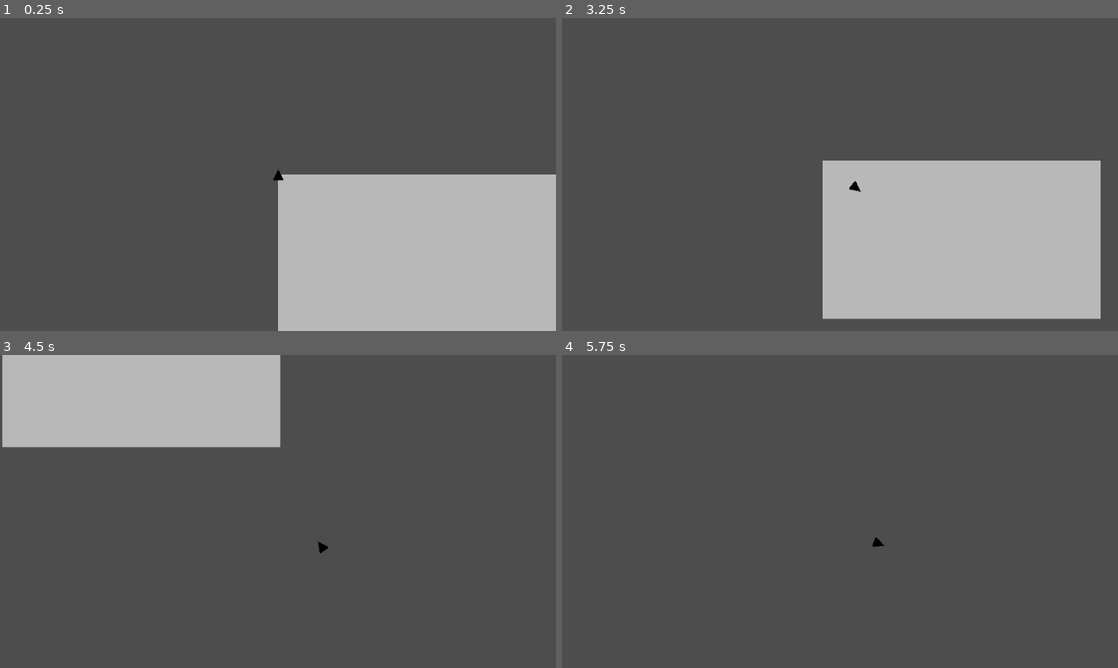
Above: before the commit, frames 1-4 (two rows, left to right).
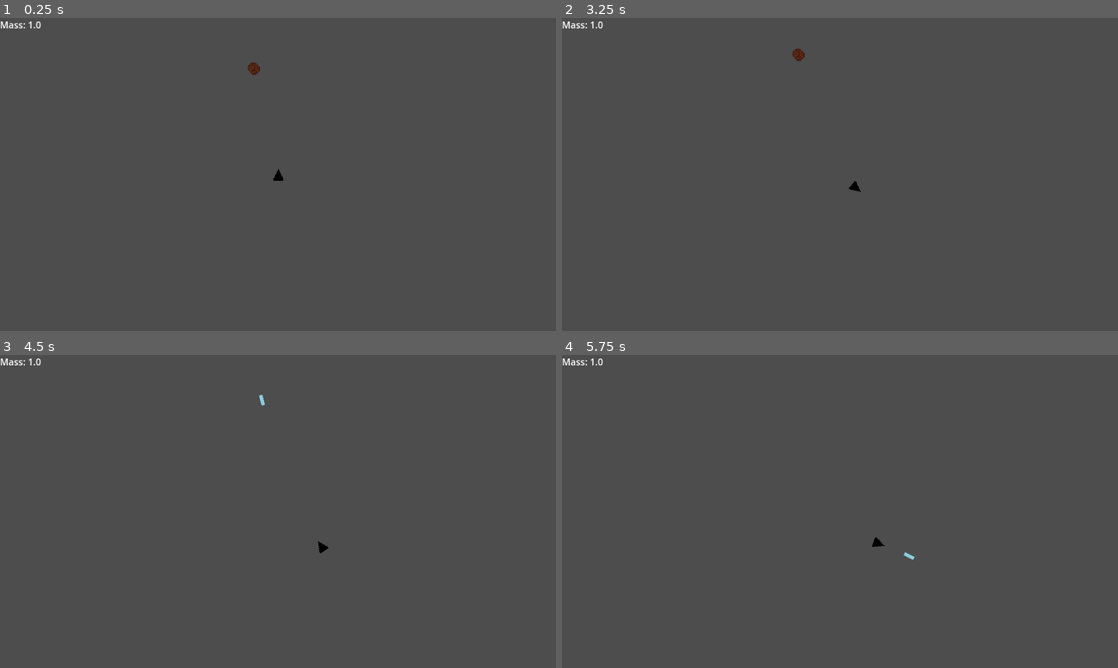
Above: after the commit, the same moments.

Repository: DMAlexander/katamari-asteroids
Game: Godot game, scene res://scenes/levels/test_level.tscn
Two runs of this game, one before a commit and one after it. Both use one fixed random seed, a clock stepped at 60 frames per second and the inputs below.
Inputs:
- Up to frame 1 (0.25 s): no input
- Up to frame 2 (3.25 s): tap Enter at 0.5 s; hold D (move_right) 0.53-1.28 s; hold Space (shoot, bound only after the commit) 0.53-1.28 s; hold A (move_left) 1.28-2.03 s; tap Space (shoot, bound only after the commit) at 1.35, 2.85 s; hold D (move_right) 2.03-2.78 s; hold Space (shoot, bound only after the commit) 2.03-2.78 s; hold W (move_forward) from 2.78 s (still down)
- Up to frame 3 (4.5 s): release W (move_forward) at 3.53 s; hold Space (shoot, bound only after the commit) 3.53-4.28 s; hold A (move_left) from 3.53 s (still down); tap Space (shoot, bound only after the commit) at 4.35 s
- Up to frame 4 (5.75 s): keep holding A (move_left); hold Space (shoot, bound only after the commit) from 5.03 s (still down)

The runs differ from the first frame. In frame 1, 25% of the frame differs, in the area x 0-100%, y 1-100%; in frame 2, 25%, in the area x 0-97%, y 1-97%; in frame 3, 15%; in frame 4, 0.1%.

Commit message:
Added mass, debris, and mass pickup

Diff:
--- a/project.godot
+++ b/project.godot
@@ -39,6 +39,19 @@
 "events": [Object(InputEventKey,"resource_local_to_scene":false,"resource_name":"","device":-1,"window_id":0,"alt_press …(192 unchanged characters)…
 ]
 }
+shoot={
+"deadzone": 0.2,
+"events": [Object(InputEventKey,"resource_local_to_scene":false,"resource_name":"","device":-1,"window_id":0,"alt_pressed":false,"shift_pressed":false,"ctrl_pressed":false,"meta_pressed":false,"pressed":false,"keycode":0,"physical_keycode":32,"key_label":0,"unicode":32,"location":0,"echo":false,"script":null)
+]
+}
+
+[layer_names]
+
+2d_physics/layer_1="Player"
+2d_physics/layer_2="Debris"
+2d_physics/layer_3="Projectile"
+2d_physics/layer_4="Pickup"
+2d_physics/layer_5="Enemy"
 
 [rendering]
 
--- /dev/null
+++ b/scenes/debris/debris.gd
@@ -0,0 +1,36 @@
+extends Area2D
+
+@export var health := 3
+@export var mass_pickup_scene: PackedScene
+
+func take_damage(amount: int):
+	health -= amount
+
+	if health <= 0:
+		destroy()
+
+
+func destroy():
+
+	# Spawn mass pickups
+	for i in range(2):
+		if mass_pickup_scene == null:
+			break
+
+		var pickup = mass_pickup_scene.instantiate()
+
+		get_tree().current_scene.add_child(pickup)
+
+		pickup.global_position = global_position + Vector2(
+			randf_range(-8, 8),
+			randf_range(-8, 8)
+		)
+
+	queue_free()
+
+
+# Laser collision (optional safety hook)
+func _on_area_entered(area):
+
+	if area.has_method("queue_free"):
+		area.queue_free()
--- /dev/null
+++ b/scenes/debris/debris.tscn
@@ -0,0 +1,20 @@
+[gd_scene load_steps=5 format=3 uid="uid://bkao1ywcuegt2"]
+
+[ext_resource type="Script" uid="uid://ctky13t0hlaeu" path="res://scenes/debris/debris.gd" id="1_sq53q"]
+[ext_resource type="Texture2D" uid="uid://h3d02q5l8cxw" path="res://scenes/debris/BasicDebris.png" id="2_4jnsk"]
+[ext_resource type="PackedScene" uid="uid://doddbbj6gnjee" path="res://scenes/pickups/mass_pickup.tscn" id="2_o3vpj"]
+
+[sub_resource type="CircleShape2D" id="CircleShape2D_4jnsk"]
+radius = 8.0
+
+[node name="Debris" type="Area2D"]
+collision_layer = 2
+collision_mask = 5
+script = ExtResource("1_sq53q")
+mass_pickup_scene = ExtResource("2_o3vpj")
+
+[node name="Sprite2D" type="Sprite2D" parent="."]
+texture = ExtResource("2_4jnsk")
+
+[node name="CollisionShape2D" type="CollisionShape2D" parent="."]
+shape = SubResource("CircleShape2D_4jnsk")
--- a/scenes/levels/test_level.tscn
+++ b/scenes/levels/test_level.tscn
@@ -1,12 +1,18 @@
-[gd_scene load_steps=2 format=3 uid="uid://xriadxufhsx8"]
+[gd_scene load_steps=3 format=3 uid="uid://xriadxufhsx8"]
 
 [ext_resource type="PackedScene" uid="uid://yqfc8kkwk0hx" path="res://scenes/player/Player.tscn" id="1_jbqir"]
+[ext_resource type="PackedScene" uid="uid://bkao1ywcuegt2" path="res://scenes/debris/debris.tscn" id="2_yautc"]
 
 [node name="TestLevel" type="Node2D"]
 
-[node name="ColorRect" type="ColorRect" parent="."]
-offset_right = 320.0
-offset_bottom = 182.0
-color = Color(0.7204674, 0.7204675, 0.7204674, 1)
+[node name="UI" type="CanvasLayer" parent="."]
+
+[node name="MassLabel" type="Label" parent="UI"]
+offset_right = 49.0
+offset_bottom = 23.0
+text = "Mass: "
 
 [node name="Player" parent="." instance=ExtResource("1_jbqir")]
+
+[node name="Debris" parent="." instance=ExtResource("2_yautc")]
+position = Vector2(-28, -122)
--- /dev/null
+++ b/scenes/pickups/mass_pickup.gd
@@ -0,0 +1,48 @@
+extends Area2D
+
+@export var value := 1.0
+
+@export var acceleration := 1400.0
+@export var max_speed := 900.0
+@export var drag := 0.96
+
+var target: Node2D = null
+var velocity := Vector2.ZERO
+var can_seek := false
+
+func _ready():
+	await get_tree().create_timer(0.15).timeout
+	can_seek = true
+
+	# Small random burst when spawned
+	velocity = Vector2(
+		randf_range(-150, 150),
+		randf_range(-150, 150)
+	)
+
+func _process(delta):
+
+	if target and can_seek:
+
+		var dir = (target.global_position - global_position).normalized()
+
+		velocity += dir * acceleration * delta
+
+	velocity *= drag
+
+	velocity = velocity.limit_length(max_speed)
+
+	global_position += velocity * delta
+
+
+func set_target(t):
+	target = t
+
+
+func _on_body_entered(body):
+
+	if body.has_method("add_mass"):
+
+		body.add_mass(value)
+
+		queue_free()
--- /dev/null
+++ b/scenes/pickups/mass_pickup.tscn
@@ -0,0 +1,20 @@
+[gd_scene load_steps=4 format=3 uid="uid://doddbbj6gnjee"]
+
+[ext_resource type="Script" uid="uid://t40kp5vv4wp3" path="res://scenes/pickups/mass_pickup.gd" id="1_lr6ul"]
+[ext_resource type="Texture2D" uid="uid://h3d02q5l8cxw" path="res://scenes/debris/BasicDebris.png" id="2_bb4p6"]
+
+[sub_resource type="CircleShape2D" id="CircleShape2D_bb4p6"]
+
+[node name="MassPickup" type="Area2D"]
+script = ExtResource("1_lr6ul")
+
+[node name="Sprite2D" type="Sprite2D" parent="."]
+texture = ExtResource("2_bb4p6")
+
+[node name="CollisionShape2D" type="CollisionShape2D" parent="."]
+shape = SubResource("CircleShape2D_bb4p6")
+
+[node name="GPUParticles2D" type="GPUParticles2D" parent="."]
+visible = false
+
+[connection signal="body_entered" from="." to="." method="_on_body_entered"]
--- a/scenes/player/Player.tscn
+++ b/scenes/player/Player.tscn
@@ -1,17 +1,28 @@
-[gd_scene load_steps=3 format=3 uid="uid://yqfc8kkwk0hx"]
+[gd_scene load_steps=6 format=3 uid="uid://yqfc8kkwk0hx"]
 
 [ext_resource type="Script" uid="uid://dkv1dl5n1j4le" path="res://scenes/player/player.gd" id="1_gfjak"]
 [ext_resource type="Texture2D" uid="uid://cl4mf068as6os" path="res://scenes/player/BasicShip.png" id="1_wr5hl"]
+[ext_resource type="PackedScene" uid="uid://gb2to8m4ga0e" path="res://scenes/projectiles/laser.tscn" id="2_4kuee"]
+
+[sub_resource type="CircleShape2D" id="CircleShape2D_4kuee"]
+radius = 5.0
+
+[sub_resource type="CircleShape2D" id="CircleShape2D_524rm"]
+radius = 26.0
 
 [node name="Player" type="CharacterBody2D"]
+collision_mask = 14
 script = ExtResource("1_gfjak")
+laser_scene = ExtResource("2_4kuee")
 
 [node name="Sprite2D" type="Sprite2D" parent="."]
 texture = ExtResource("1_wr5hl")
 
 [node name="CollisionShape2D" type="CollisionShape2D" parent="."]
+shape = SubResource("CircleShape2D_4kuee")
 
 [node name="Muzzle" type="Marker2D" parent="."]
+position = Vector2(0, -7)
 
 [node name="Camera2D" type="Camera2D" parent="."]
 zoom = Vector2(1.5, 1.5)
@@ -20,3 +31,11 @@
 [node name="ThrusterParticles" type="GPUParticles2D" parent="."]
 visible = false
 sub_emitter = NodePath(".")
+
+[node name="MagnetArea" type="Area2D" parent="."]
+
+[node name="CircleShape2D" type="CollisionShape2D" parent="MagnetArea"]
+shape = SubResource("CircleShape2D_524rm")
+debug_color = Color(0.5175352, 0.5352984, 0.5846774, 0.41960785)
+
+[connection signal="area_entered" from="MagnetArea" to="." method="_on_magnet_area_area_entered"]
--- a/scenes/player/player.gd
+++ b/scenes/player/player.gd
@@ -5,7 +5,34 @@
 @export var rotation_speed := 3.0
 @export var friction := 0.98
 
+@export var laser_scene: PackedScene
+@export var fire_rate := 0.15
+
+## Make player attract mass
+@export var magnet_radius := 200.0
+@export var magnet_strength := 8.0
+
+## Handling player ship growth
+var mass := 1.0
+@export var mass_growth_scale := 0.02
+@onready var mass_label = get_tree().current_scene.get_node("UI/MassLabel")
+
+var can_shoot := true
+var visual_scale := 1.0
+
+func _ready():
+	update_scale()
+	update_ui()
+
 func _physics_process(delta):
+
+	visual_scale = lerp(visual_scale, 1.0, 8.0 * delta)
+
+	if abs(visual_scale - 1.0) > 0.001:
+		update_scale()
+
+	if Input.is_action_pressed("shoot") and can_shoot:
+		shoot()
 
 	# Rotation
 	var rotation_input := Input.get_axis("move_left", "move_right")
@@ -16,11 +43,58 @@
 		var direction := Vector2.UP.rotated(rotation)
 		velocity += direction * acceleration * delta
 
-	# Clamp speed
 	velocity = velocity.limit_length(max_speed)
 
-	# Apply friction
-##	velocity *= friction
+	# Drag
 	velocity = velocity.move_toward(Vector2.ZERO, 20 * delta)
 
 	move_and_slide()
+
+func shoot():
+
+	can_shoot = false
+
+	var laser = laser_scene.instantiate()
+
+	get_tree().current_scene.add_child(laser)
+
+	laser.global_position = $Muzzle.global_position
+	laser.rotation = rotation
+
+	laser.direction = Vector2.UP.rotated(rotation)
+
+	await get_tree().create_timer(fire_rate).timeout
+
+	can_shoot = true
+
+# -------------------------
+# MASS SYSTEM
+# -------------------------
+
+func add_mass(amount: float):
+
+	print('amount:', amount)
+	mass += amount
+	print('mass:', mass)
+
+	# Tiny absorption pulse
+	visual_scale = 1.08
+
+	update_scale()
+
+	update_ui()
+
+func update_ui():
+
+	mass_label.text = "Mass: " + str(snapped(mass, 0.1))
+
+func update_scale():
+
+	var base_scale = 1.0 + mass * mass_growth_scale
+
+	scale = Vector2.ONE * base_scale * visual_scale
+
+
+func _on_magnet_area_area_entered(area):
+	if area.has_method("set_target"):
+		area.set_target(self)
--- /dev/null
+++ b/scenes/projectiles/laser.gd
@@ -0,0 +1,15 @@
+extends Area2D
+
+@export var speed := 1200.0
+
+var direction := Vector2.ZERO
+
+func _process(delta):
+	position += direction * speed * delta
+
+func _on_area_entered(area):
+
+	if area.has_method("take_damage"):
+		area.take_damage(1)
+
+	queue_free()
--- /dev/null
+++ b/scenes/projectiles/laser.tscn
@@ -0,0 +1,23 @@
+[gd_scene load_steps=4 format=3 uid="uid://gb2to8m4ga0e"]
+
+[ext_resource type="Script" uid="uid://cgrfdumulflkf" path="res://scenes/projectiles/laser.gd" id="1_e6ads"]
+[ext_resource type="Texture2D" uid="uid://cyjby0m4l365v" path="res://scenes/projectiles/BasicLaser.png" id="1_rlgyd"]
+
+[sub_resource type="RectangleShape2D" id="RectangleShape2D_rlgyd"]
+size = Vector2(4, 12)
+
+[node name="Laser" type="Area2D"]
+collision_layer = 4
+collision_mask = 2
+script = ExtResource("1_e6ads")
+
+[node name="Sprite2D" type="Sprite2D" parent="."]
+position = Vector2(0, 1)
+texture = ExtResource("1_rlgyd")
+
+[node name="CollisionShape2D" type="CollisionShape2D" parent="."]
+shape = SubResource("RectangleShape2D_rlgyd")
+
+[node name="VisibleOnScreenNotifier2D" type="VisibleOnScreenNotifier2D" parent="."]
+
+[connection signal="area_entered" from="." to="." method="_on_area_entered"]
Binary file added: scenes/debris/BasicDebris.png
Not shown, added: scenes/debris/BasicDebris.png.import
Not shown, added: scenes/debris/debris.gd.uid
Not shown, added: scenes/pickups/mass_pickup.gd.uid
Binary file added: scenes/projectiles/BasicLaser.png
Not shown, added: scenes/projectiles/BasicLaser.png.import
Not shown, added: scenes/projectiles/laser.gd.uid
